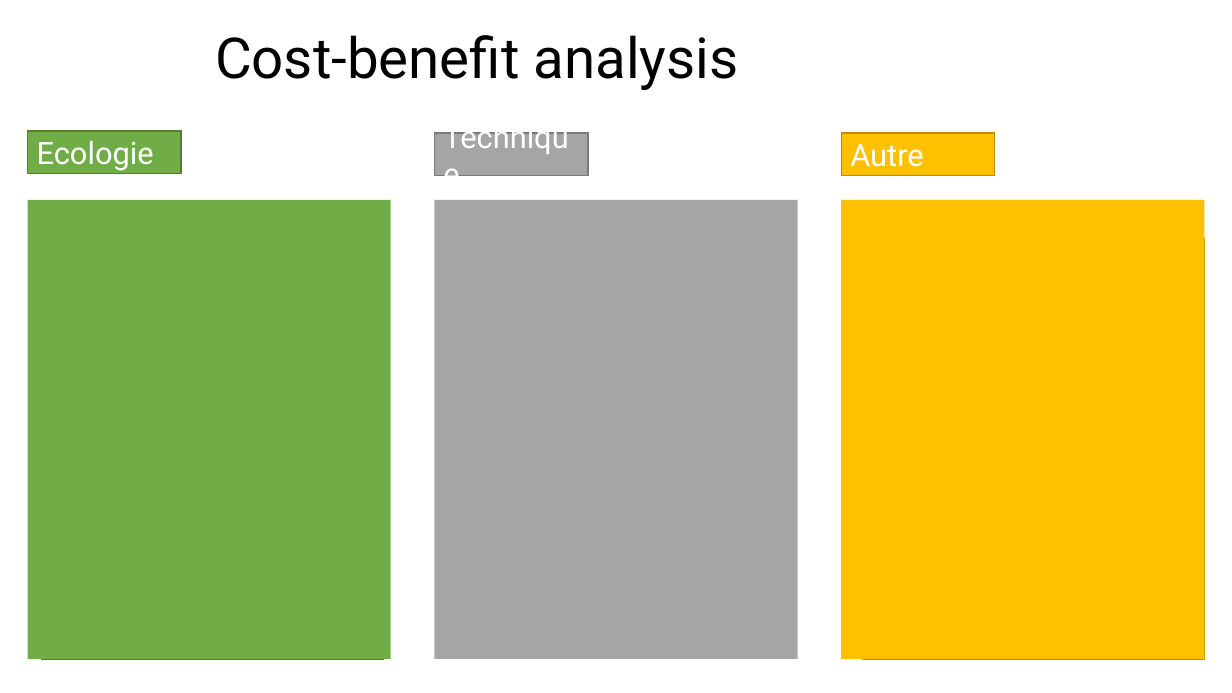
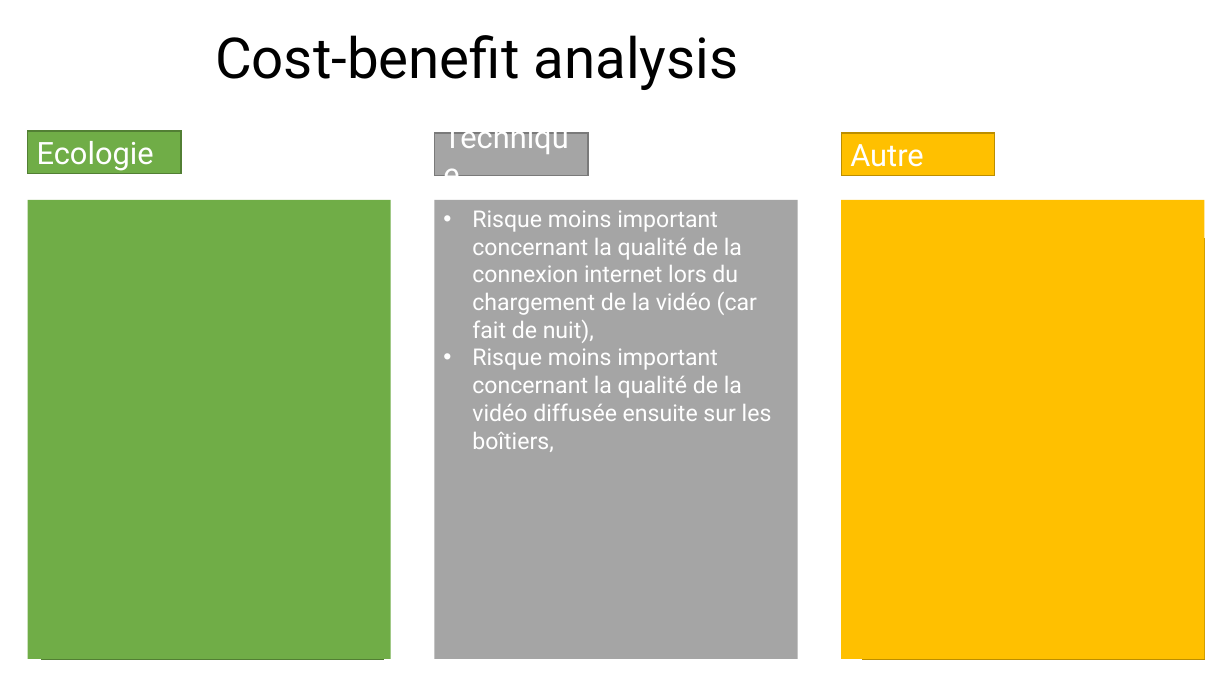
Before and after one commit to OceanStream-X-MiageSorbonne/Boitier, a slide deck: slide 7 of Documentation/Architecture/Architechture-Flux.pptx. Drawn at 1232x693 pixels with LibreOffice and Linux fonts; fonts in the diff are those of the drawing; background and template pictures are left out. Boxes give left, top, right and bottom in pixels: in the first picture for what was removed or moved away, otherwise in the second. Text is boxed around its words. In the diff, an @@ line names an element or a change of style, - is before the commit and + after.

```diff
--- a/Documentation/Architecture/Architechture-Flux.pptx
+++ b/Documentation/Architecture/Architechture-Flux.pptx
@@ text added at [472, 210, 772, 421], 18 pt, text #FFFFFF @@
+• Risque moins important concernant la qualité de la connexion internet lors du chargement de la vidéo (car fait de nuit),
+• Risque moins important concernant la qualité de la vidéo diffusée ensuite sur les boîtiers,
```
Also in this commit, not shown: 4 other slides changed.
